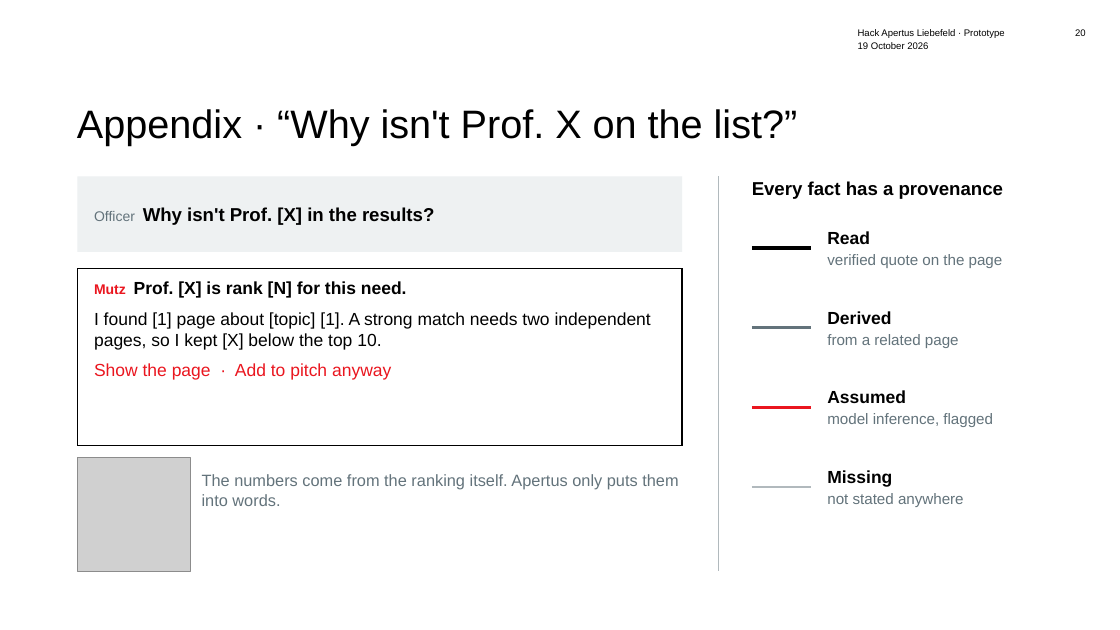
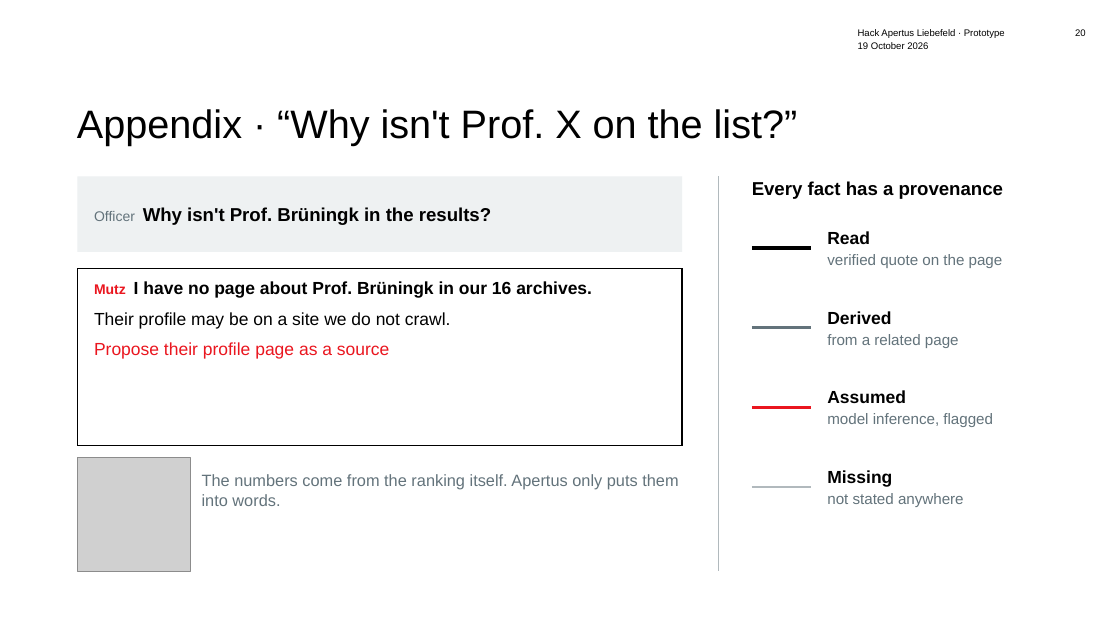
Before and after one commit to beSaif/mutz, a slide deck: slide 20 of research/Mutz_Pitch_lean_animated.pptx. Drawn at 1120x630 pixels with LibreOffice and Linux fonts; fonts in the diff are those of the drawing; grey boxes stand for pictures; background and template pictures are left out. Boxes give left, top, right and bottom in pixels: in the first picture for what was removed or moved away, otherwise in the second. Text is boxed around its words. In the diff, an @@ line names an element or a change of style, - is before the commit and + after.

```diff
--- a/research/Mutz_Pitch_lean_animated.pptx
+++ b/research/Mutz_Pitch_lean_animated.pptx
@@ text at box(94, 207, 491, 225): text changed @@
-Officer Why isn't Prof. [X] in the results?
+Officer Why isn't Prof. Brüningk in the results?
@@ text at box(94, 281, 592, 359): text changed @@
-Mutz Prof. [X] is rank [N] for this need.
-I found [1] page about [topic] [1]. A strong match needs two independent pages, so I kept [X] below the top 10.
-Show the page · Add to pitch anyway
+Mutz I have no page about Prof. Brüningk in our 16 archives.
+Their profile may be on a site we do not crawl.
+Propose their profile page as a source
```
Also in this commit, not shown: 9 other slides changed, 7 other files.
